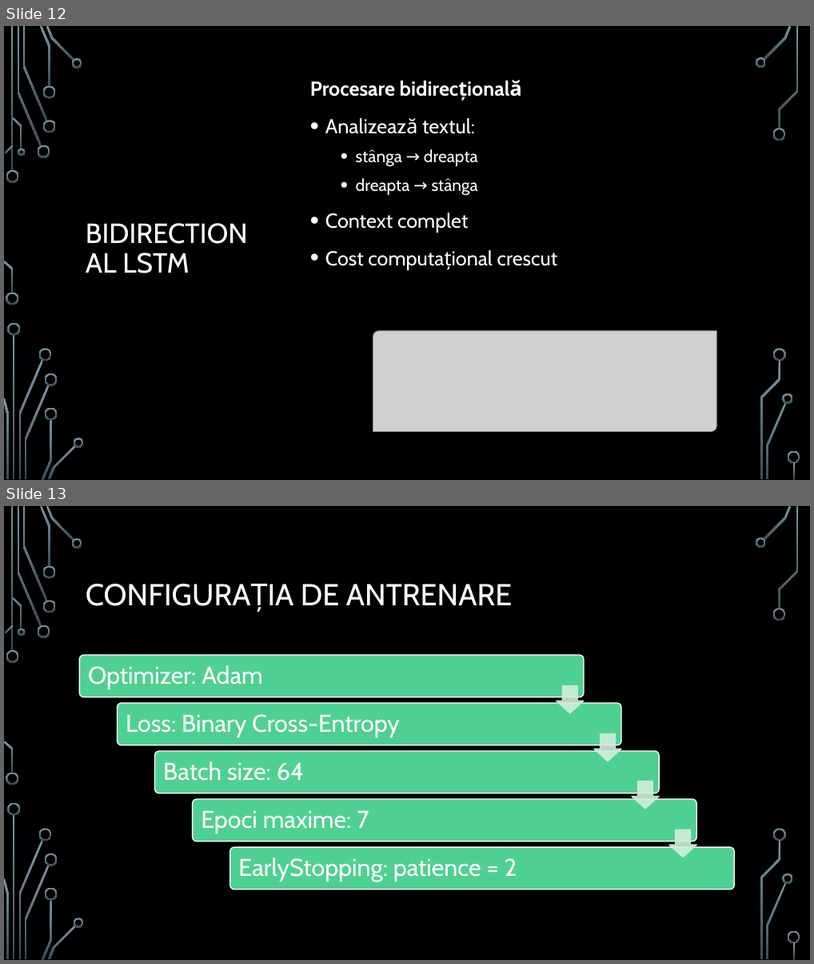
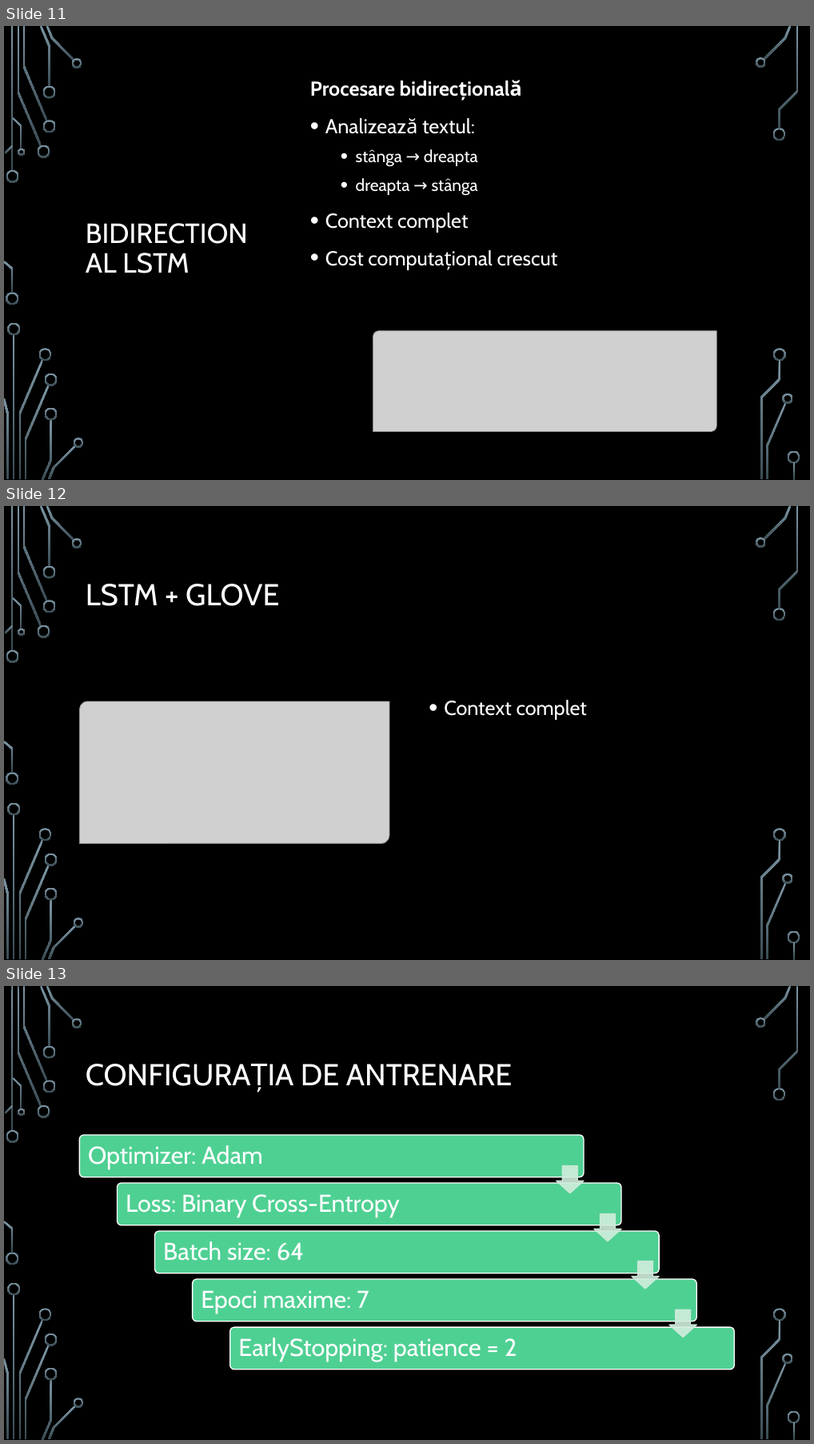
Before and after one commit to janina280/Sentiment-Analysis-of-Movie-Reviews, a slide deck: Sentiment Analysis of Movie Reviews.pptx. Shown one above the other, each under a label of ours: slides 12 and 13 before the commit, slides 11, 12 and 13 after it. The pictures are 814x964 and 814x1444 pixels, drawn with LibreOffice and Linux fonts; fonts in the diff are those of the drawing; grey boxes stand for pictures; background and template pictures are left out. Boxes give left, top, right and bottom in pixels: in the first picture for what was removed or moved away, otherwise in the second. Text is boxed around its words. In the diff, an @@ line names an element or a change of style, - is before the commit and + after.

```diff
--- a/Sentiment Analysis of Movie Reviews.pptx
+++ b/Sentiment Analysis of Movie Reviews.pptx
@@ slide 12 added at [4,506,810,960], background picture (left out); not listed: 36 template elements that a slide beside it also shows @@
@@ title added at [86,584,279,606], 36 pt, text #FFFFFF @@
+LSTM + GLOVE
@@ picture added at [80,701,390,844] @@
@@ text added at [444,700,587,720], 24 pt, text #FFFFFF @@
+• Context complet
@@ group added at [4,506,801,960]: 33 freeform shapes, 3 rectangles @@
@@ what was slide 12 is now slide 11 @@
```
Also in this commit, not shown: 6 slides changed, 1 other slide added, 2 slides removed, 1 other file.
